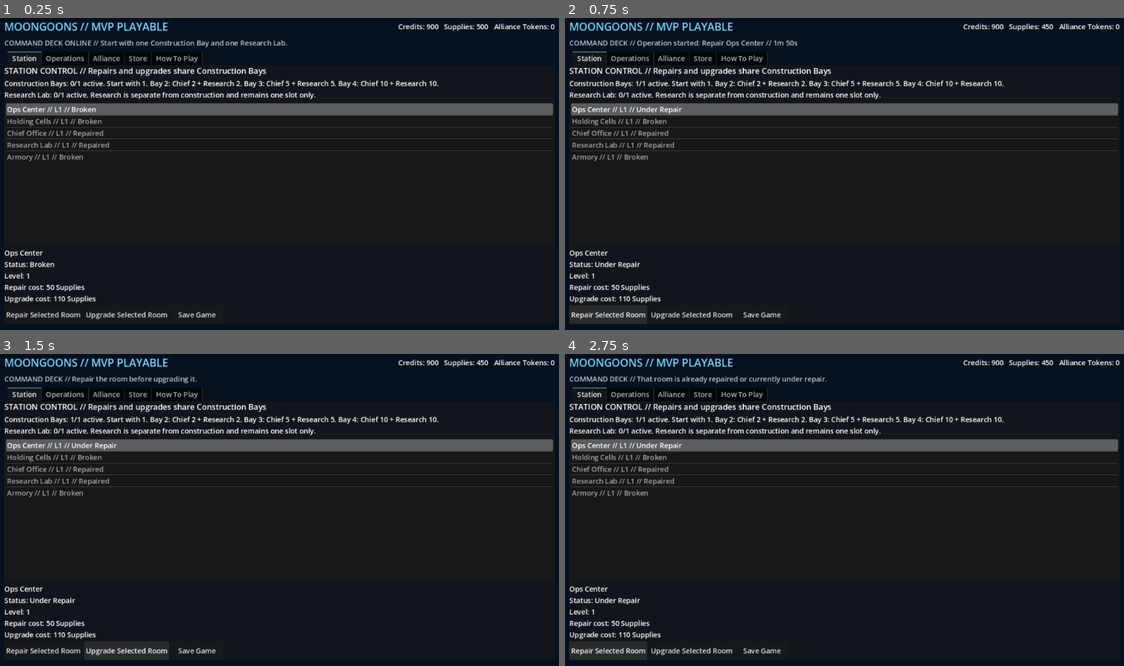
Above: before the commit, frames 1-4 (two rows, left to right).
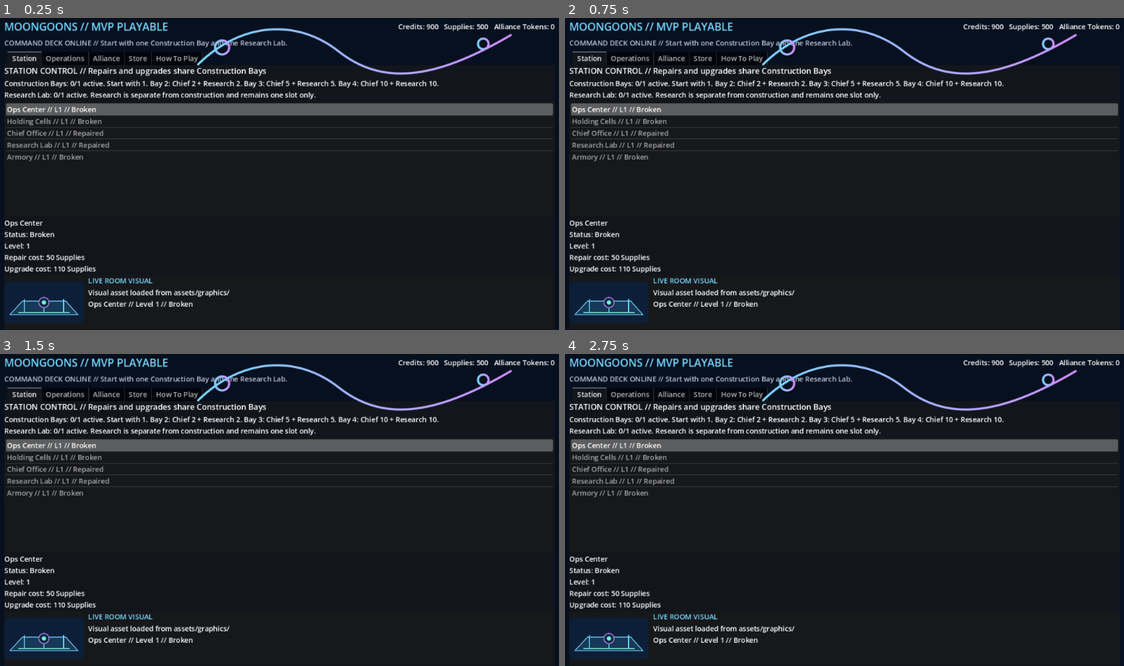
Above: after the commit, the same moments.

Repository: POTD725/MoonGoons-MVP-Playable
Game: Godot game, scene res://scenes/main.tscn
Two runs of this game, one before a commit and one after it. Both use one fixed random seed, a clock stepped at 60 frames per second and the inputs below.
Inputs (mouse positions are in pixels of both pictures, inside the frame that each line leads up to):
- Up to frame 1 (0.25 s): no input
- Up to frame 2 (0.75 s): click (609, 314) at 0.5 s, where only the run before the commit has a clickable "Repair Selected Room"
- Up to frame 3 (1.5 s): click (128, 650) at 1.25 s, where only the run before the commit has a clickable "Upgrade Selected Room"
- Up to frame 4 (2.75 s): click (609, 650) at 2 s, where only the run before the commit has a clickable "Repair Selected Room"

The runs differ from the first frame. In frame 1, 4.3% of the frame differs, in the area x 0-92%, y 3-98%; in frame 2, 4.8%; in frame 3, 4.8%, in the area x 0-92%, y 1-98%; in frame 4, 4.8%.

Commit message:
feat(art): attach visual asset director to playable scene

Diff:
--- a/scenes/main.tscn
+++ b/scenes/main.tscn
@@ -1,6 +1,10 @@
-[gd_scene load_steps=2 format=3]
+[gd_scene load_steps=3 format=3]
 
 [ext_resource type="Script" path="res://scripts/main.gd" id="1_main"]
+[ext_resource type="Script" path="res://scripts/visual_asset_director.gd" id="2_visual"]
 
 [node name="MoonGoonsMVP" type="Node"]
 script = ExtResource("1_main")
+
+[node name="VisualAssetDirector" type="Node" parent="."]
+script = ExtResource("2_visual")
